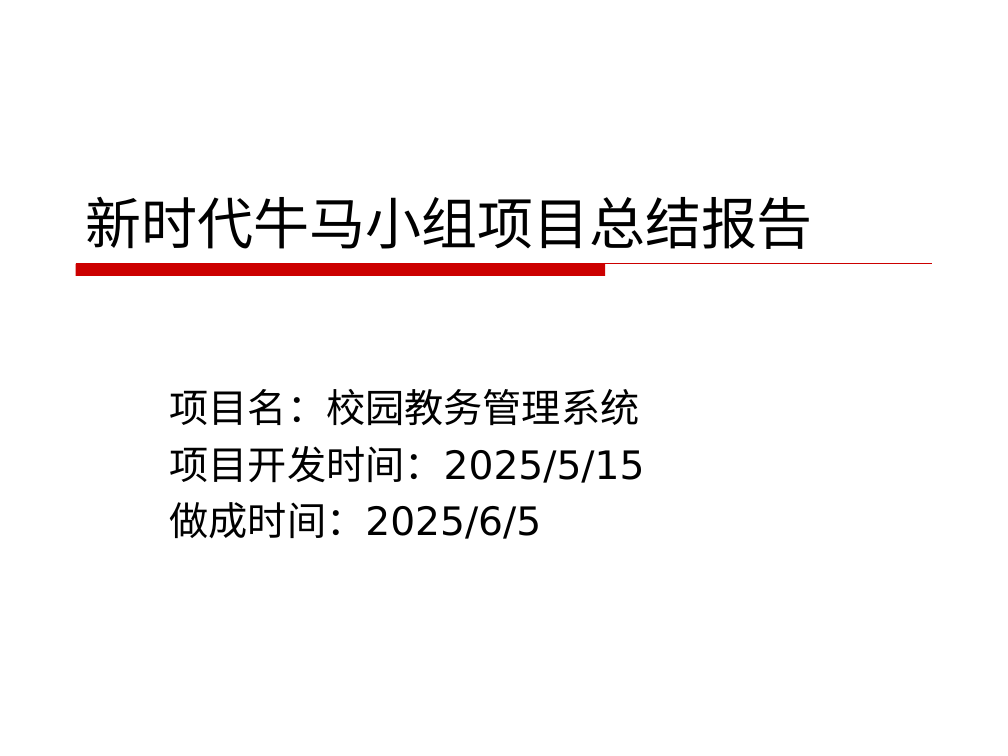
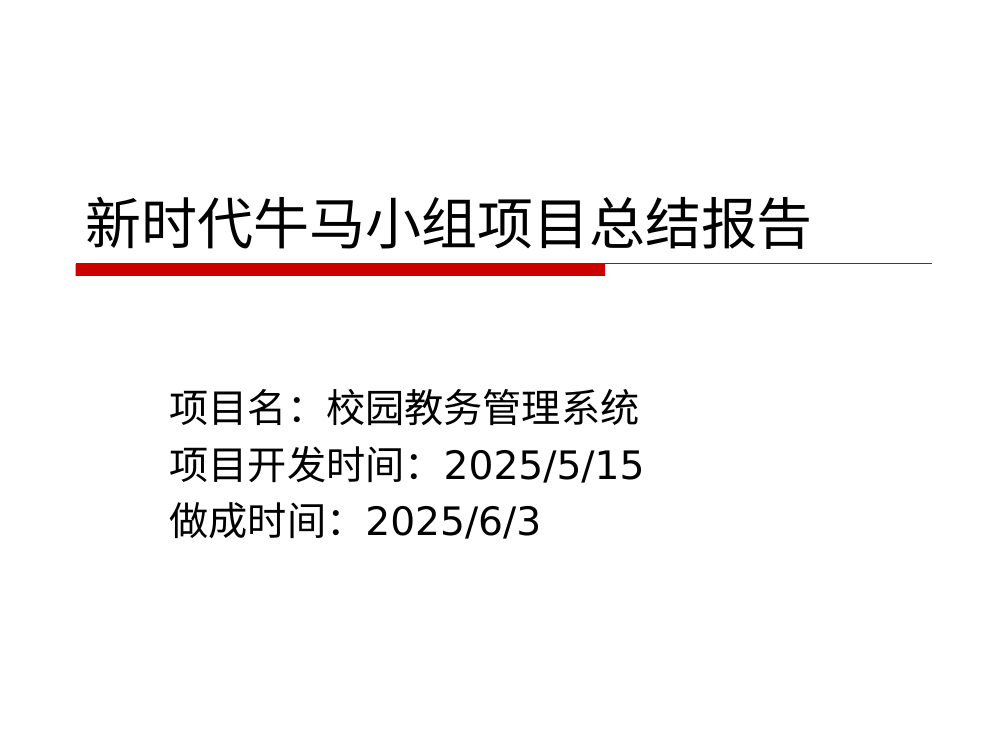
Before and after one commit to llb1238/SE-Lab, a slide deck: slide 1 of doc/05-新时代牛马小组总结报告.ppt. Drawn at 1008x756 pixels with LibreOffice and Linux fonts; fonts in the diff are those of the drawing; background and template pictures are left out. Boxes give left, top, right and bottom in pixels: in the first picture for what was removed or moved away, otherwise in the second. Text is boxed around its words. In the diff, an @@ line names an element or a change of style, - is before the commit and + after.

```diff
--- a/doc/05-新时代牛马小组总结报告.ppt
+++ b/doc/05-新时代牛马小组总结报告.ppt
@@ subtitle at <box>170,502,542,539</box>: text changed @@
-做成时间：2025/6/5
+做成时间：2025/6/3
```
Also in this commit, not shown: 1 other slide changed.
